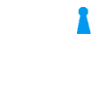
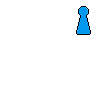
Comparing the layer stacks of the two 100 × 100 images. Changes:
removed layer "Transformation" over (x1=77, y1=7, x2=91, y2=34)
painted on "Background" over (x1=76, y1=6, x2=91, y2=35)
